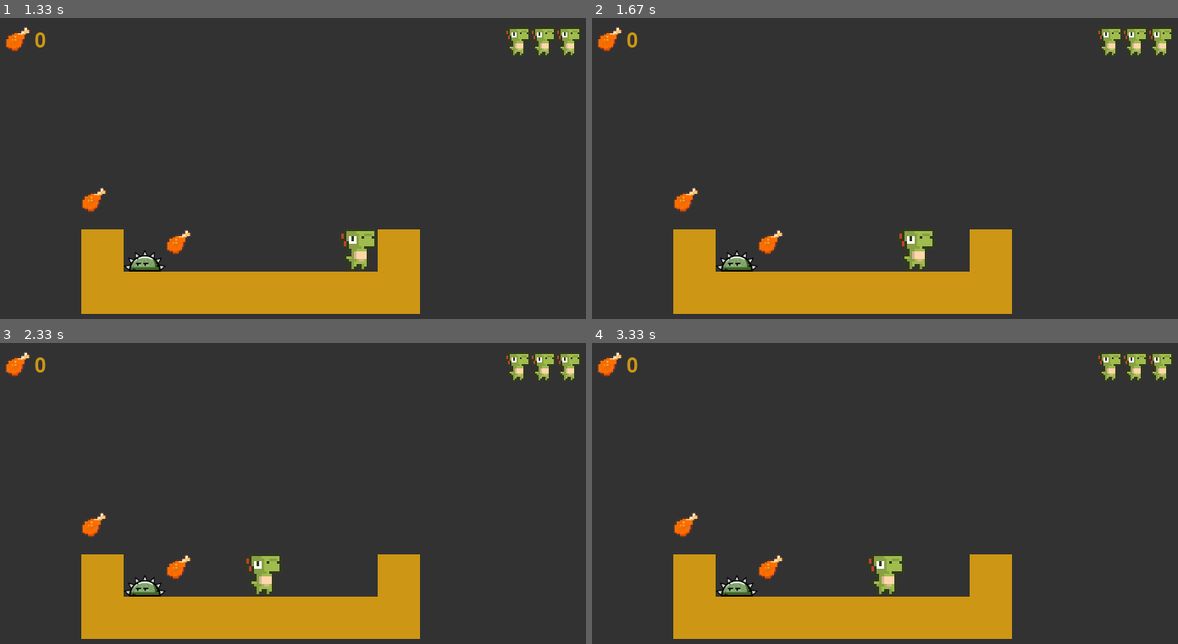
Above: before the commit, frames 1-4 (two rows, left to right).
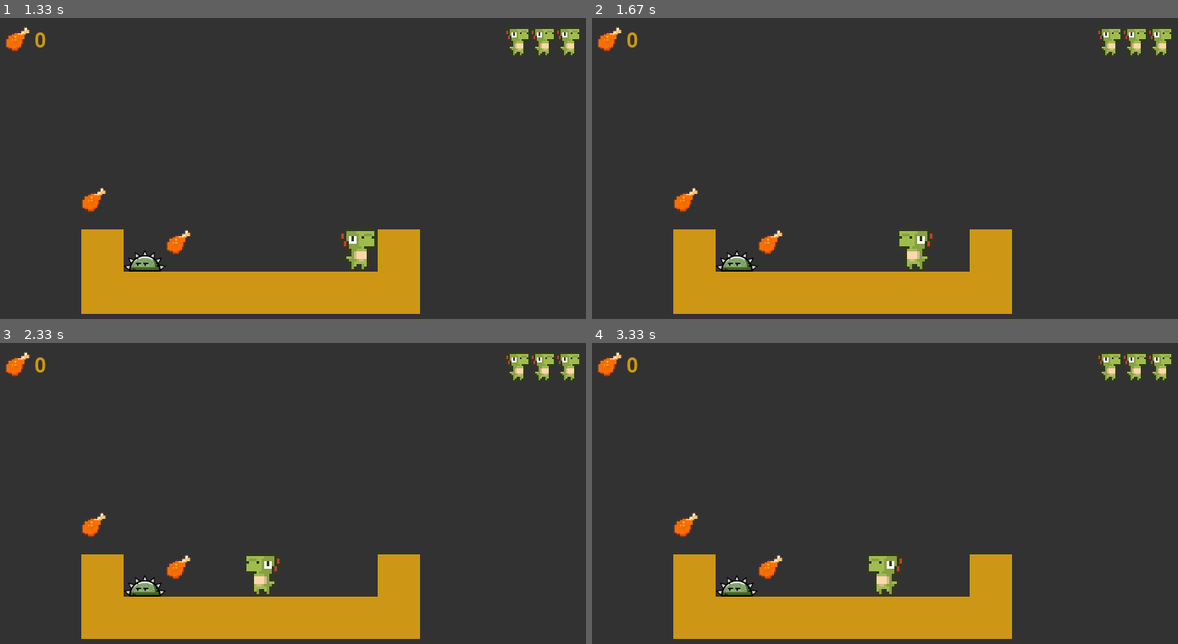
Above: after the commit, the same moments.

Repository: janebro/pygame-platformer
Game: pygame game, started from platformer.py
Two runs of this game, one before a commit and one after it. Both use one fixed random seed, a clock stepped at 60 frames per second and the inputs below.
Inputs:
- Up to frame 1 (1.33 s): hold Right 0.33-0.8 s; hold Right 0.83-1.3 s
- Up to frame 2 (1.67 s): hold Left from 1.33 s (still down)
- Up to frame 3 (2.33 s): release Left at 1.87 s; hold Left 1.9-2.3 s
- Up to frame 4 (3.33 s): hold Right 2.33-2.97 s; hold Left from 3 s (still down)

Frame 1 is identical in both runs. In frame 2, 0.4% of the frame differs, in the area x 52-59%, y 70-83%; in frame 3, 0.4%; in frame 4, 0.4%.

Commit message:
Flip player sprite concernin direction

Diff:
--- a/platformer.py
+++ b/platformer.py
@@ -39,6 +39,7 @@
 player_y = 0
 player_speed = 0
 player_acceleration = 0.2
+player_direction = 'right'
 
 # platforms
 platforms = [
@@ -69,9 +70,9 @@
 lives_image = pygame.image.load('assets/vita/vita_00.png')
 lives_image = pygame.transform.scale(lives_image, (player_image.get_width() - 15, player_image.get_height() - 15))
 
-# ---
-# BGM
-# ---
+# ------- #
+#   BGM   #
+# ------- #
 
 # Starting the mixer
 pygame.mixer.init()
@@ -87,9 +88,9 @@
 while running:
 # game loop
 
-  # -----
-  # INPUT
-  #------
+  # --------- #
+  #   INPUT   #
+  # --------- #
 
   # check for quit
   for event in pygame.event.get():
@@ -102,11 +103,14 @@
 
     # player input
     keys = pygame.key.get_pressed()
-
+    # left
     if keys[pygame.K_LEFT]:
       new_player_x -= 2
+      player_direction = 'left'
+    # right
     if keys[pygame.K_RIGHT]:
       new_player_x += 2
+      player_direction = 'right'
     # if on the ground
     if keys[pygame.K_SPACE] and player_on_ground:
       player_speed = -5
@@ -115,9 +119,9 @@
       jump_sfx.set_volume(0.4)
       jump_sfx.play()
 
-    # ------
-    # UPDATE
-    # ------
+    # ---------- #
+    #   UPDATE   #
+    # ---------- #
 
     # horizontal movement
 
@@ -186,9 +190,9 @@
         if lives <= 0:
           game_state = 'lose'
 
-  # -----
-  # DRAW
-  #------
+  # -------- #
+  #   DRAW   #
+  # -------- #
 
   # background
   screen.fill(DARK_GREY)
@@ -206,7 +210,10 @@
     screen.blit(enemy_image, (e.x, e.y))
 
   # player
-  screen.blit(player_image, (player_x, player_y))
+  if player_direction == 'right':
+    screen.blit(player_image, (player_x, player_y))
+  elif player_direction == 'left':
+    screen.blit(pygame.transform.flip(player_image, True, False), (player_x, player_y))
 
   # HUD
 
